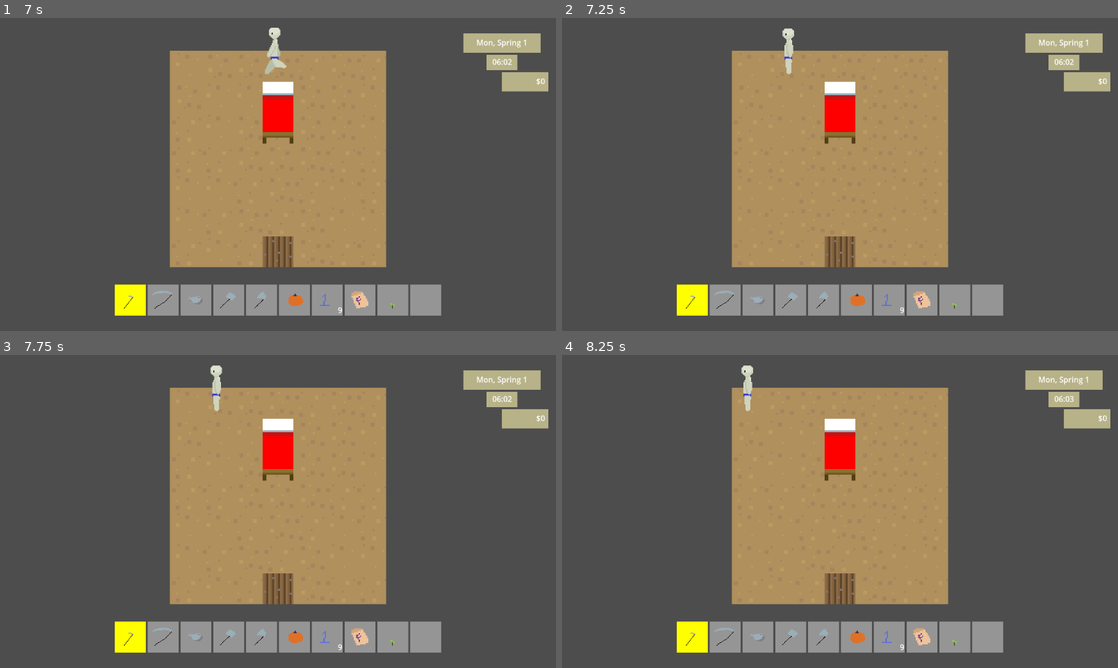
Above: before the commit, frames 1-4 (two rows, left to right).
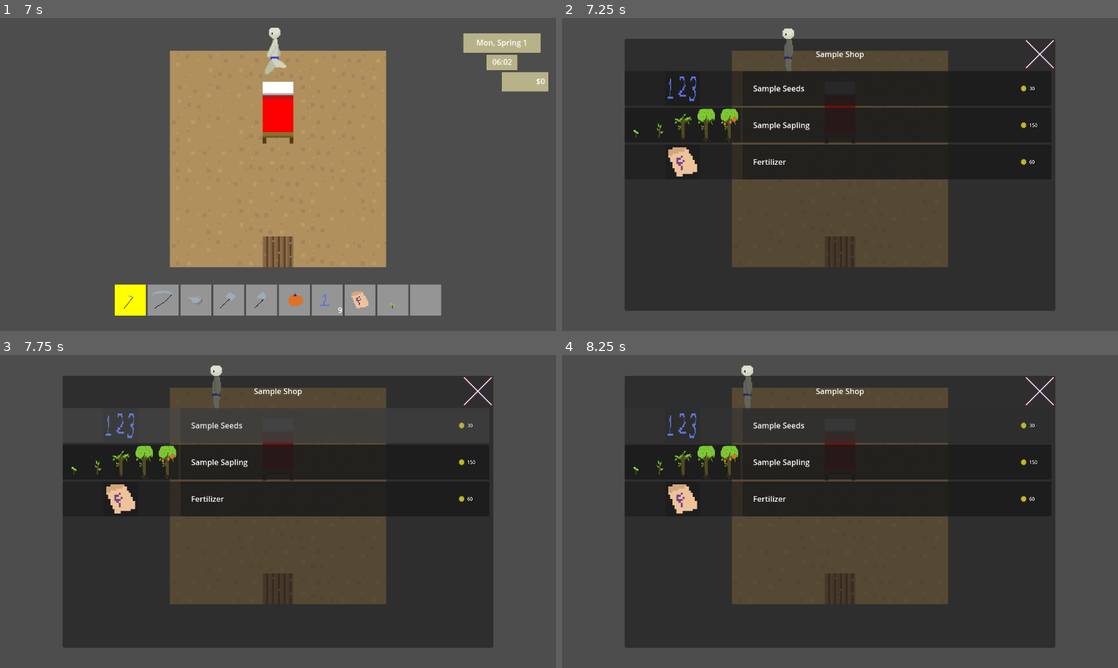
Above: after the commit, the same moments.

Repository: ellis-matthew4/farming-game-framework
Game: Godot game, scene res://scenes/Menus/start_menu.tscn
The game is run twice, just before and just after one commit, with the same random seed, the same clock (stepped at 60 frames per second) and the same inputs.
Inputs (mouse positions are in pixels of both pictures, inside the frame that each line leads up to):
- Up to frame 1 (7 s): click "New Game" at 0.5 s; click "New Game" at 1.25 s; click "Load Game" at 2 s; tap Enter at 2.75, 5.75 s; move the mouse to (127, 299) at 2.77 s; press the mouse at (127, 299) at 2.78 s; hold D (move_right) 2.78-3.53 s; move the mouse to (161, 299) at 3.52 s; release the mouse at (161, 299) at 3.53 s; hold S (move_down) 3.53-4.28 s; tap Shift (ux_modify) at 3.6 s; click (161, 299) at 3.67 s; tap Space at 4.25 s; move the mouse to (333, 105) at 4.27 s; hold D (move_right) 4.28-5 s; tap Mouse wheel down (ux_mwd) at 4.35 s; click (333, 105) at 4.42 s; click (233, 265) at 5.02 s; type "Alex" at 5.1 s; move the mouse to (250, 237) at 5.77 s; hold W (move_up) 5.78-6.53 s; tap Mouse wheel up (ux_mwu) at 5.85 s; click (250, 237) at 5.92 s; move the mouse to (194, 299) at 6.52 s; hold A (move_left) from 6.53 s (still down); hold Ctrl from 6.53 s (still down); click (194, 299) at 6.67 s
- Up to frame 2 (7.25 s): keep holding A (move_left); keep holding Ctrl; tap P (debug_talk) at 7.15 s
- Up to frame 3 (7.75 s): release A (move_left) at 7.25 s; release Ctrl at 7.25 s; click (278, 423) at 7.27 s
- Up to frame 4 (8.25 s): tap Space at 8 s; move the mouse to (789, 636) at 8.02 s; hold A (move_left) from 8.03 s (still down); click (789, 636) at 8.1 s

Frame 1 is identical in both runs. In frame 2, 70% of the frame differs, in the area x 11-99%, y 4-96%; in frame 3, 65%; in frame 4, 70%.
Error after the commit: Invalid call. Nonexistent function 'retail_value' in base 'int'. (res://scripts/globals.gd:120)

Commit message:
First pass shops

Diff:
--- /dev/null
+++ b/src/assets/shaders/border_radius.gdshader
@@ -0,0 +1,19 @@
+shader_type canvas_item;
+render_mode blend_mix,unshaded;
+
+uniform vec4 color : source_color = vec4(1.0, 1.0, 1.0, 1.0);
+
+uniform float radius : hint_range(0.0, 1.0) = 0.0;
+uniform vec2 size = vec2(1.0, 1.0);
+
+void fragment() {
+	vec4 texture_color = texture(TEXTURE, UV);
+	COLOR = texture_color * color;
+
+	vec2 size_ratio = vec2(max(1.0, size.x / size.y), max(1.0, size.y / size.x));
+	float half_radius = 0.5 * radius;
+	vec2 dist_max = half_radius / size_ratio;
+	vec2 edge_pos = clamp(UV, dist_max, 1.0 - dist_max);
+	float edge_dist = distance(UV * size_ratio, edge_pos * size_ratio);
+	COLOR.a *= step(edge_dist, half_radius + 0.000001);
+}
--- a/src/project.godot
+++ b/src/project.godot
@@ -20,6 +20,7 @@
 ItemDatabase="*res://scripts/item_database.gd"
 DialogDatabase="*res://scripts/dialog_database.gd"
 Globals="*res://scripts/globals.gd"
+ShopDatabase="*res://scripts/shop_database.gd"
 
 [display]
 
@@ -27,7 +28,7 @@
 
 [editor_plugins]
 
-enabled=PackedStringArray("res://addons/onscreenkeyboard/plugin.cfg")
+enabled=PackedStringArray()
 
 [input]
 
--- a/src/scenes/Menus/menu_layer.tscn
+++ b/src/scenes/Menus/menu_layer.tscn
@@ -1,9 +1,10 @@
-[gd_scene load_steps=17 format=3 uid="uid://bwehqhews1spy"]
+[gd_scene load_steps=18 format=3 uid="uid://bwehqhews1spy"]
 
 [ext_resource type="Script" path="res://scripts/menu_layer.gd" id="1_umgjm"]
 [ext_resource type="PackedScene" uid="uid://ydgkkqqwkjhb" path="res://scenes/Menus/quick_inventory.tscn" id="2_j2ln7"]
 [ext_resource type="Shader" path="res://assets/shaders/weather_effect.gdshader" id="2_xppdk"]
 [ext_resource type="PackedScene" uid="uid://beegtvyc7d17t" path="res://xdl/Display.tscn" id="4_6d05k"]
+[ext_resource type="PackedScene" uid="uid://ccxwdnux1ow56" path="res://scenes/Menus/shop.tscn" id="5_dyafq"]
 
 [sub_resource type="Animation" id="Animation_gdtri"]
 length = 0.001
@@ -288,3 +289,6 @@
 
 [node name="xdl" parent="." instance=ExtResource("4_6d05k")]
 visible = false
+
+[node name="Shop" parent="." instance=ExtResource("5_dyafq")]
+visible = false
--- /dev/null
+++ b/src/scenes/Menus/shop.tscn
@@ -0,0 +1,73 @@
+[gd_scene load_steps=4 format=3 uid="uid://ccxwdnux1ow56"]
+
+[ext_resource type="Script" path="res://scripts/shop.gd" id="1_kdvim"]
+[ext_resource type="Texture2D" uid="uid://b23lfek0022x4" path="res://assets/ux/x.png" id="2_qbmc8"]
+[ext_resource type="Texture2D" uid="uid://boqnvwqdm0m0d" path="res://assets/ux/x_hover.png" id="3_cwa1s"]
+
+[node name="Shop" type="Control"]
+layout_mode = 3
+anchors_preset = 15
+anchor_right = 1.0
+anchor_bottom = 1.0
+grow_horizontal = 2
+grow_vertical = 2
+script = ExtResource("1_kdvim")
+
+[node name="Panel" type="PanelContainer" parent="."]
+custom_minimum_size = Vector2(720, 480)
+layout_mode = 1
+anchors_preset = 8
+anchor_left = 0.5
+anchor_top = 0.5
+anchor_right = 0.5
+anchor_bottom = 0.5
+offset_left = -20.0
+offset_top = -20.0
+offset_right = 20.0
+offset_bottom = 20.0
+grow_horizontal = 2
+grow_vertical = 2
+
+[node name="VBoxContainer" type="VBoxContainer" parent="Panel"]
+layout_mode = 2
+size_flags_horizontal = 4
+size_flags_vertical = 0
+alignment = 1
+
+[node name="Spacer" type="Control" parent="Panel/VBoxContainer"]
+custom_minimum_size = Vector2(0, 16)
+layout_mode = 2
+
+[node name="ShopNameLabel" type="Label" parent="Panel/VBoxContainer"]
+layout_mode = 2
+size_flags_horizontal = 4
+size_flags_vertical = 0
+text = "Sample Shop"
+
+[node name="Spacer2" type="Control" parent="Panel/VBoxContainer"]
+custom_minimum_size = Vector2(0, 16)
+layout_mode = 2
+
+[node name="ScrollContainer" type="ScrollContainer" parent="Panel/VBoxContainer"]
+custom_minimum_size = Vector2(0, 496)
+layout_mode = 2
+horizontal_scroll_mode = 0
+
+[node name="ShopItemsContainer" type="VBoxContainer" parent="Panel/VBoxContainer/ScrollContainer"]
+layout_mode = 2
+
+[node name="PanelContainer" type="CenterContainer" parent="Panel"]
+layout_mode = 2
+size_flags_horizontal = 8
+size_flags_vertical = 0
+
+[node name="CloseButton" type="TextureButton" parent="Panel/PanelContainer"]
+layout_mode = 2
+size_flags_horizontal = 8
+size_flags_vertical = 0
+texture_normal = ExtResource("2_qbmc8")
+texture_hover = ExtResource("3_cwa1s")
+texture_focused = ExtResource("3_cwa1s")
+stretch_mode = 0
+
+[connection signal="pressed" from="Panel/PanelContainer/CloseButton" to="." method="_on_close_button_pressed"]
--- /dev/null
+++ b/src/scenes/Menus/shop_item.tscn
@@ -0,0 +1,86 @@
+[gd_scene load_steps=5 format=3 uid="uid://dgykyv04atv3w"]
+
+[ext_resource type="Texture2D" uid="uid://cl31kkr0847ql" path="res://assets/items/fertilizer.png" id="1_bwyff"]
+[ext_resource type="Script" path="res://scripts/shop_item.gd" id="1_rcabp"]
+[ext_resource type="Texture2D" uid="uid://djott13by0hmo" path="res://assets/items/coin.png" id="2_nagvu"]
+[ext_resource type="Theme" uid="uid://t2bqp6vscmeh" path="res://scenes/Menus/shop_item_btn_theme.tres" id="4_dqg0m"]
+
+[node name="ShopItem" type="PanelContainer"]
+offset_right = 40.0
+offset_bottom = 40.0
+script = ExtResource("1_rcabp")
+
+[node name="HBoxContainer" type="HBoxContainer" parent="."]
+layout_mode = 2
+
+[node name="ItemRectPanel" type="PanelContainer" parent="HBoxContainer"]
+custom_minimum_size = Vector2(72, 72)
+layout_mode = 2
+size_flags_horizontal = 6
+size_flags_vertical = 4
+mouse_filter = 1
+
+[node name="TextureRect" type="TextureRect" parent="HBoxContainer/ItemRectPanel"]
+custom_minimum_size = Vector2(68, 68)
+layout_mode = 2
+size_flags_horizontal = 4
+size_flags_vertical = 4
+texture = ExtResource("1_bwyff")
+
+[node name="PanelContainer" type="PanelContainer" parent="HBoxContainer"]
+custom_minimum_size = Vector2(640, 0)
+layout_mode = 2
+size_flags_horizontal = 4
+mouse_filter = 1
+
+[node name="HBoxContainer" type="HBoxContainer" parent="HBoxContainer/PanelContainer"]
+layout_mode = 2
+theme_override_constants/separation = 6
+
+[node name="Spacer" type="Control" parent="HBoxContainer/PanelContainer/HBoxContainer"]
+custom_minimum_size = Vector2(16, 0)
+layout_mode = 2
+mouse_filter = 1
+
+[node name="NameLabel" type="Label" parent="HBoxContainer/PanelContainer/HBoxContainer"]
+custom_minimum_size = Vector2(548, 0)
+layout_mode = 2
+size_flags_horizontal = 4
+mouse_filter = 1
+text = "Fertilizer"
+vertical_alignment = 1
+autowrap_mode = 2
+
+[node name="HBoxContainer" type="HBoxContainer" parent="HBoxContainer/PanelContainer/HBoxContainer"]
+layout_mode = 2
+size_flags_horizontal = 4
+theme_override_constants/separation = 6
+
+[node name="TextureRect" type="TextureRect" parent="HBoxContainer/PanelContainer/HBoxContainer/HBoxContainer"]
+custom_minimum_size = Vector2(12, 12)
+layout_mode = 2
+size_flags_horizontal = 4
+size_flags_vertical = 4
+texture = ExtResource("2_nagvu")
+
+[node name="PriceLabel" type="Label" parent="HBoxContainer/PanelContainer/HBoxContainer/HBoxContainer"]
+layout_mode = 2
+size_flags_horizontal = 4
+mouse_filter = 1
+theme_override_colors/font_outline_color = Color(0, 0, 0, 1)
+theme_override_constants/outline_size = 4
+theme_override_font_sizes/font_size = 10
+text = "100"
+
+[node name="Spacer2" type="Control" parent="HBoxContainer/PanelContainer/HBoxContainer"]
+custom_minimum_size = Vector2(16, 0)
+layout_mode = 2
+mouse_filter = 1
+
+[node name="Button" type="Button" parent="."]
+layout_mode = 2
+size_flags_horizontal = 3
+size_flags_vertical = 3
+theme = ExtResource("4_dqg0m")
+
+[connection signal="pressed" from="Button" to="." method="_on_button_pressed"]
--- /dev/null
+++ b/src/scenes/Menus/shop_item_btn_theme.tres
@@ -0,0 +1,17 @@
+[gd_resource type="Theme" load_steps=5 format=3 uid="uid://t2bqp6vscmeh"]
+
+[sub_resource type="StyleBoxEmpty" id="StyleBoxEmpty_5nyd8"]
+
+[sub_resource type="StyleBoxFlat" id="StyleBoxFlat_xm4a6"]
+bg_color = Color(0.6, 0.6, 0.6, 0.129412)
+
+[sub_resource type="StyleBoxFlat" id="StyleBoxFlat_biulx"]
+bg_color = Color(0.6, 0.6, 0.6, 0.129412)
+
+[sub_resource type="StyleBoxEmpty" id="StyleBoxEmpty_jlwc8"]
+
+[resource]
+Button/styles/disabled = SubResource("StyleBoxEmpty_5nyd8")
+Button/styles/focus = SubResource("StyleBoxFlat_xm4a6")
+Button/styles/hover = SubResource("StyleBoxFlat_biulx")
+Button/styles/normal = SubResource("StyleBoxEmpty_jlwc8")
--- a/src/scripts/globals.gd
+++ b/src/scripts/globals.gd
@@ -116,8 +116,11 @@
       return i
   return max_inventory_slots + 1
 
-func try_purchase(amount):
+func try_purchase(item):
+  var amount = item.retail_value()
   if amount > money:
+    return false
+  if not try_add_inventory(item):
     return false
   money -= amount
   return true
--- a/src/scripts/item.gd
+++ b/src/scripts/item.gd
@@ -20,3 +20,6 @@
   tx.texture = texture
   tx.centered = false
   return tx
+
+func retail_value():
+  return snappedi(value * 1.5, 10)
--- a/src/scripts/menu_layer.gd
+++ b/src/scripts/menu_layer.gd
@@ -100,3 +100,18 @@
 
 func xdl_able():
   return $xdl.able
+
+func open_shop(context):
+  $Shop.depopulate()
+  if $Shop.working:
+    await $Shop.empty
+  $Shop.populate(context)
+  if $Shop.working:
+    await $Shop.populated
+  hide_hud()
+  $Shop.show()
+
+func close_shop():
+  $Shop.hide()
+  show_hud()
+  $Shop.depopulate()
--- a/src/scripts/player.gd
+++ b/src/scripts/player.gd
@@ -40,6 +40,8 @@
       Globals.menuLayer.pause_menu()
     elif Input.is_action_just_pressed("ux_debug"):
       Globals.menuLayer.debug_menu()
+    elif Input.is_action_just_pressed("debug_talk"):
+      Globals.menuLayer.open_shop("sample_shop")
 
     if state == states.IDLE:
       var input = _parse_movement()
--- /dev/null
+++ b/src/scripts/shop.gd
@@ -0,0 +1,37 @@
+extends Control
+
+@onready var shopItemsContainer = $Panel/VBoxContainer/ScrollContainer/ShopItemsContainer
+@onready var shop_item_scn = preload("res://scenes/Menus/shop_item.tscn")
+
+var working = false
+
+signal empty
+signal populated
+
+func populate(context):
+  working = true
+  var items = ShopDatabase.get_shop(context)
+  for id in items:
+    var item = ItemDatabase.get_item(id)
+    var listing = shop_item_scn.instantiate()
+    shopItemsContainer.add_child(listing)
+    listing.item = item
+    listing.connect("pressed", _on_listing_pressed)
+  emit_signal("populated")
+  working = false
+
+func depopulate():
+  working = true
+  for c in shopItemsContainer.get_children():
+    shopItemsContainer.remove_child(c)
+    c.queue_free()
+  emit_signal("empty")
+  working = false
+
+func _on_listing_pressed(item):
+  var success = Globals.try_purchase(item.value)
+  if not success:
+    pass # handle bad purchase
+
+func _on_close_button_pressed():
+  Globals.menuLayer.close_shop()
--- /dev/null
+++ b/src/scripts/shop_database.gd
@@ -0,0 +1,12 @@
+extends Node
+
+var shops = {
+  "sample_shop": [
+    "generic_seeds",
+    "generic_sapling",
+    "fertilizer"
+  ]
+}
+
+func get_shop(context):
+  return shops[context]
--- /dev/null
+++ b/src/scripts/shop_item.gd
@@ -0,0 +1,20 @@
+extends PanelContainer
+
+signal pressed(n)
+
+@onready var textureRect = $HBoxContainer/ItemRectPanel/TextureRect
+@onready var nameLabel = $HBoxContainer/PanelContainer/HBoxContainer/NameLabel
+@onready var priceLabel = $HBoxContainer/PanelContainer/HBoxContainer/HBoxContainer/PriceLabel
+
+var item: Item:
+  set(new):
+    item = new
+    textureRect.texture = item.texture
+    nameLabel.text = item.item_name
+    priceLabel.text = str(item.retail_value())
+
+func _on_button_pressed():
+  emit_signal("pressed", item)
+
+func _ready():
+  item = ItemDatabase.get_item("fertilizer")
Binary file added: src/assets/items/coin.png
Not shown, added: src/assets/items/coin.png.import
Binary file added: src/assets/ux/x.png
Not shown, added: src/assets/ux/x.png.import
Binary file added: src/assets/ux/x_hover.png
Not shown, added: src/assets/ux/x_hover.png.import
